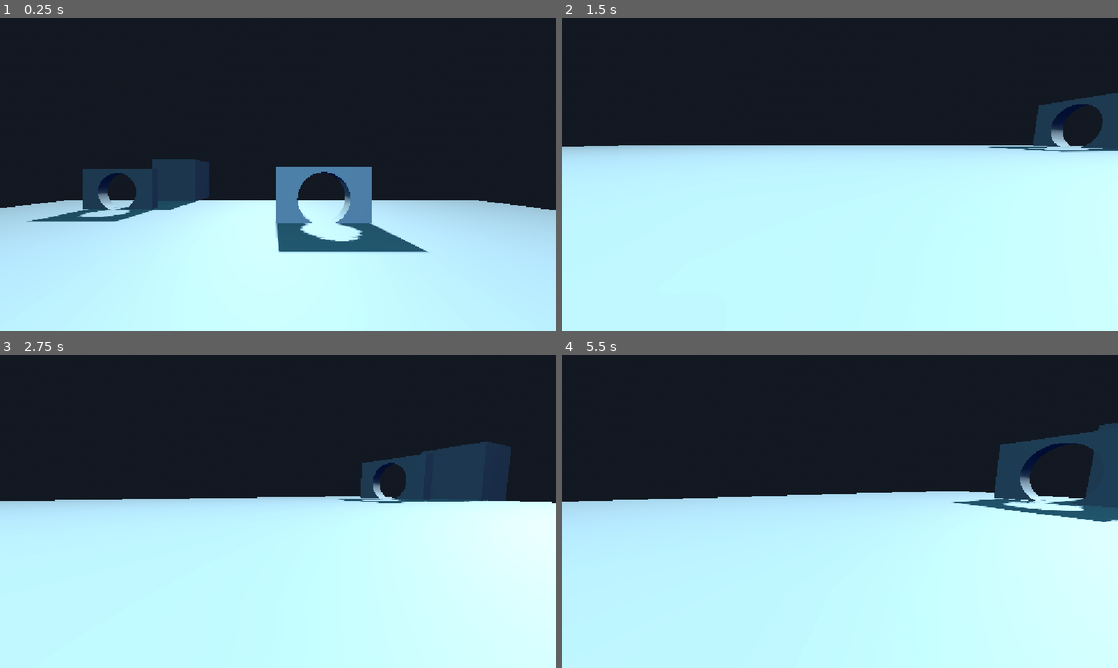
Above: before the commit, frames 1-4 (two rows, left to right).
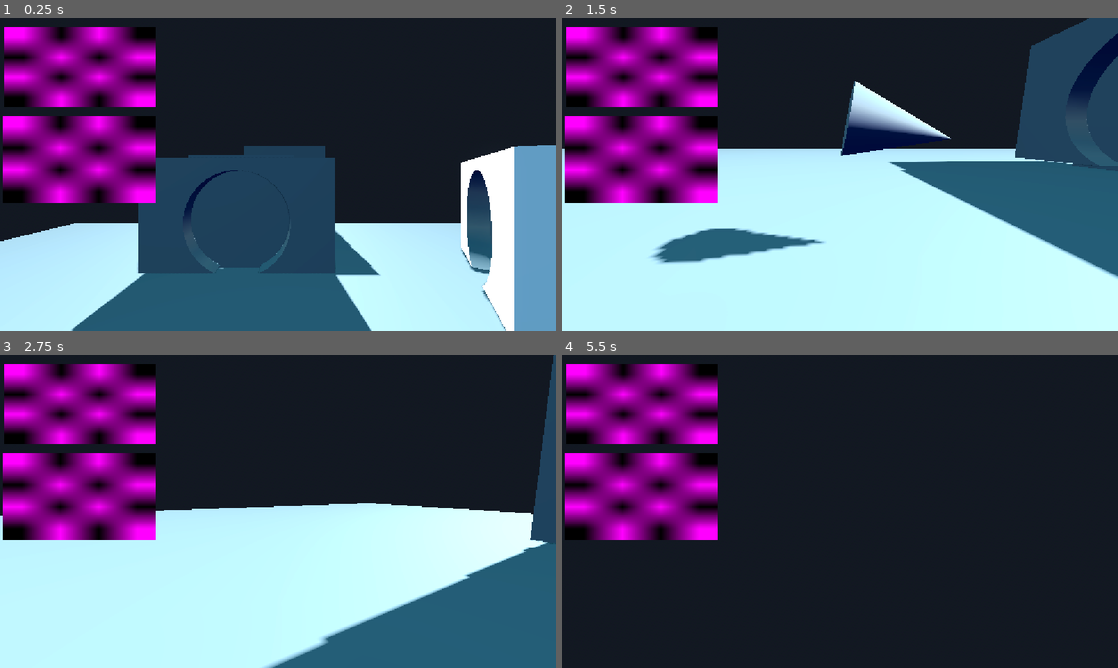
Above: after the commit, the same moments.

Repository: OrzBeta/Assignment3Godot
Game: Godot game, scene res://scenes/demo_scene.tscn
Two runs of this game, one before a commit and one after it. Both use one fixed random seed, a clock stepped at 60 frames per second and the inputs below.
Inputs (mouse positions are in pixels of both pictures, inside the frame that each line leads up to):
- Up to frame 1 (0.25 s): no input
- Up to frame 2 (1.5 s): tap Enter (ui_accept) at 0.5, 0.77 s; move the mouse to (962, 158) at 0.52 s; press the mouse at (962, 158) at 0.53 s; hold D (move_right) 0.53-1.28 s; move the mouse to (812, 174) at 1.27 s; release the mouse at (812, 174) at 1.28 s; hold W (move_forward) from 1.28 s (still down); click (812, 174) at 1.35 s
- Up to frame 3 (2.75 s): keep holding W (move_forward); tap Enter (ui_accept) at 1.52 s; move the mouse to (289, 505) at 2.02 s; press the mouse at (289, 505) at 2.03 s
- Up to frame 4 (5.5 s): keep holding W (move_forward); move the mouse to (834, 517) at 2.77 s; release the mouse at (834, 517) at 2.78 s; click (834, 517) at 2.85 s; tap Enter (ui_accept) at 3.02, 3.77, 4.52 s; move the mouse to (878, 514) at 3.52 s; press the mouse at (878, 514) at 3.53 s; move the mouse to (795, 508) at 4.27 s; release the mouse at (795, 508) at 4.28 s; click (795, 508) at 4.35 s; move the mouse to (845, 511) at 5.02 s; press the mouse at (845, 511) at 5.03 s

The runs differ from the first frame. In frame 1, 48% of the frame differs, in the area x 0-100%, y 2-100%; in frame 2, 32%; in frame 3, 33%; in frame 4, 68%.
Error after the commit: Invalid call. Nonexistent function 'get_texture' in base 'Camera3D'. (res://scenes/viewport.gd:13)

Commit message:
explorations on viewports
getting cameras to move, but not perfectly. get some viewports previews but cannot get from camera 2 and 3 yet

Diff:
--- /dev/null
+++ b/cameraPositions.gd
@@ -0,0 +1,4 @@
+extends Node
+
+##get all relevant camera positions here
+@onready var player: CharacterBody3D = $Player
--- a/project.godot
+++ b/project.godot
@@ -18,6 +18,7 @@
 [autoload]
 
 Global="*uid://bu501mw587h7v"
+CameraPositions="*uid://dlcrq24mcy6yp"
 
 [display]
 
--- a/scenes/demo_scene.tscn
+++ b/scenes/demo_scene.tscn
@@ -1,6 +1,9 @@
 [gd_scene format=3 uid="uid://d0rdw71y7eick"]
 
+[ext_resource type="Script" uid="uid://dlcrq24mcy6yp" path="res://cameraPositions.gd" id="1_0ekuu"]
 [ext_resource type="PackedScene" uid="uid://cj24unmrk36un" path="res://scenes/player.tscn" id="1_03k34"]
+[ext_resource type="PackedScene" uid="uid://cdlu7ulb0wkfa" path="res://scenes/portal.tscn" id="2_ba4t3"]
+[ext_resource type="Script" uid="uid://ky6elg7kvquk" path="res://scenes/viewport.gd" id="4_8m1ix"]
 
 [sub_resource type="ProceduralSkyMaterial" id="ProceduralSkyMaterial_03k34"]
 sky_top_color = Color(0.32105368, 0.62951106, 0.7569859, 1)
@@ -27,7 +30,12 @@
 
 [sub_resource type="StandardMaterial3D" id="StandardMaterial3D_8m1ix"]
 
+[sub_resource type="PlaceholderTexture2D" id="PlaceholderTexture2D_8m1ix"]
+
+[sub_resource type="PlaceholderTexture2D" id="PlaceholderTexture2D_bk2b3"]
+
 [node name="demoScene" type="Node3D" unique_id=1362136794]
+script = ExtResource("1_0ekuu")
 
 [node name="WorldEnvironment" type="WorldEnvironment" parent="." unique_id=1013622856]
 environment = SubResource("Environment_0ekuu")
@@ -37,7 +45,8 @@
 use_collision = true
 
 [node name="Player" parent="." unique_id=1778293993 instance=ExtResource("1_03k34")]
-transform = Transform3D(1, 0, 0, 0, 1, 0, 0, 0, 1, -2.7124634, 7.633486, 0.3380127)
+transform = Transform3D(1, 0, 0, 0, 1, 0, 0, 0, 1, -28.137207, 7.633486, -22.650822)
+SPEED = 10.0
 
 [node name="DirectionalLight3D" type="DirectionalLight3D" parent="." unique_id=1749651984]
 transform = Transform3D(-0.99929166, -8.7805124e-11, -0.037631776, -0.023134256, 0.7887195, 0.61431783, 0.029680913, 0.61475325, -0.7881609, 0, 44.878567, 0)
@@ -48,7 +57,7 @@
 visible = false
 
 [node name="CSGBox3D2" type="CSGBox3D" parent="." unique_id=2002218373]
-transform = Transform3D(1, 0, 0, 0, 1, 0, 0, 0, 1, 3, 5.28899, -26)
+transform = Transform3D(0.57603765, 0, 0.81742316, 0, 1, 0, -0.81742316, 0, 0.57603765, -15.523447, 5.28899, -34.19072)
 size = Vector3(12, 7, 2)
 material = SubResource("StandardMaterial3D_8m1ix")
 
@@ -59,16 +68,55 @@
 height = 2.078125
 sides = 32
 
-[node name="CSGBox3D2" type="CSGBox3D" parent="CSGBox3D2" unique_id=1794118121]
-transform = Transform3D(1, 0, 0, 0, 1, 0, 0, 0, 1, -33.646, 0, -10.08)
+[node name="CSGBox3D3" type="CSGBox3D" parent="." unique_id=2136476266]
+transform = Transform3D(10, 0, 0, 0, 10, 0, 0, 0, 10, -27.325891, 6.3459005, -52.61899)
+
+[node name="CSGBox3D4" type="CSGBox3D" parent="." unique_id=1794118121]
+transform = Transform3D(1, 0, 0, 0, 1, 0, 0, 0, 1, -30.646, 5.28899, -36.08)
 size = Vector3(12, 7, 2)
 
-[node name="CSGCylinder3D" type="CSGCylinder3D" parent="CSGBox3D2/CSGBox3D2" unique_id=1977435412]
+[node name="CSGCylinder3D" type="CSGCylinder3D" parent="CSGBox3D4" unique_id=1977435412]
 transform = Transform3D(1, 0, 0, 0, -4.371139e-08, 1, 0, -1, -4.371139e-08, 0, -0.5, 0.032814026)
 operation = 2
 radius = 3.3
 height = 2.078125
 sides = 32
 
-[node name="CSGBox3D3" type="CSGBox3D" parent="." unique_id=2136476266]
-transform = Transform3D(10, 0, 0, 0, 10, 0, 0, 0, 10, -27.325891, 6.3459005, -52.61899)
+[node name="Portal" parent="." unique_id=2134881050 node_paths=PackedStringArray("otherPortal") instance=ExtResource("2_ba4t3")]
+transform = Transform3D(0.57603765, 0, 0.81742316, 0, 1, 0, -0.81742316, 0, 0.57603765, -15.375287, 4.4491863, -34.054585)
+otherPortal = NodePath("../Portal2")
+
+[node name="Portal2" parent="." unique_id=1199124635 node_paths=PackedStringArray("otherPortal") instance=ExtResource("2_ba4t3")]
+transform = Transform3D(1, 0, 0, 0, 1, 0, 0, 0, 1, -30.57835, 4.5779333, -36.260853)
+otherPortal = NodePath("../Portal")
+
+[node name="Control" type="Control" parent="." unique_id=371364346]
+layout_mode = 3
+anchors_preset = 0
+offset_right = 40.0
+offset_bottom = 40.0
+
+[node name="ViewA" type="TextureRect" parent="Control" unique_id=749873056 node_paths=PackedStringArray("camera")]
+layout_mode = 0
+offset_left = 9.0
+offset_top = 19.0
+offset_right = 324.0
+offset_bottom = 185.0
+texture = SubResource("PlaceholderTexture2D_8m1ix")
+expand_mode = 2
+script = ExtResource("4_8m1ix")
+camera = NodePath("../../Portal/Camera3D")
+
+[node name="ViewB" type="TextureRect" parent="Control" unique_id=883792566 node_paths=PackedStringArray("camera")]
+layout_mode = 0
+offset_left = 6.0
+offset_top = 202.0
+offset_right = 324.0
+offset_bottom = 382.0
+texture = SubResource("PlaceholderTexture2D_bk2b3")
+expand_mode = 2
+script = ExtResource("4_8m1ix")
+camera = NodePath("../../Portal2/Camera3D")
+
+[editable path="Portal"]
+[editable path="Portal2"]
--- a/scenes/player.gd
+++ b/scenes/player.gd
@@ -1,10 +1,11 @@
 extends CharacterBody3D
 
-const SPEED = 5.0
-const JUMP_VELOCITY = 6
+@export var SPEED = 5.0
+@export var JUMP_VELOCITY = 6
 
 var mouseCaptured := false
 
+@onready var camera: Camera3D = $Head/Camera3D
 @onready var head: Node3D = $Head
 
 var yaw = 0.0
--- /dev/null
+++ b/scenes/portal.tscn
@@ -0,0 +1,33 @@
+[gd_scene format=3 uid="uid://cdlu7ulb0wkfa"]
+
+[ext_resource type="Script" uid="uid://dsqe5fpuobcu3" path="res://scenes/portal_script.gd" id="1_v0xau"]
+
+[sub_resource type="CylinderMesh" id="CylinderMesh_tdbmw"]
+top_radius = 1.3974609
+bottom_radius = 1.3974609
+height = 3.102539
+
+[sub_resource type="CylinderMesh" id="CylinderMesh_0ekuu"]
+top_radius = 0.0
+bottom_radius = 0.1
+height = 0.3
+
+[node name="Portal" type="Node3D" unique_id=2134881050]
+script = ExtResource("1_v0xau")
+
+[node name="CSGBox3D" type="CSGBox3D" parent="." unique_id=1734428434]
+layers = 64
+size = Vector3(7.0585938, 9.097656, 0.037841797)
+
+[node name="MeshInstance3D" type="MeshInstance3D" parent="." unique_id=247823545]
+transform = Transform3D(0.1, 0, 0, 0, 0.1, 0, 0, 0, 0.1, 0, 0.05303221, 0.34419242)
+visible = false
+mesh = SubResource("CylinderMesh_tdbmw")
+
+[node name="Camera3D" type="Camera3D" parent="." unique_id=845085497]
+transform = Transform3D(1, 0, 0, 0, 1, 0, 0, 0, 1, 0, 0, 0.5877512)
+cull_mask = 1048511
+
+[node name="MeshInstance3D" type="MeshInstance3D" parent="Camera3D" unique_id=334730615]
+transform = Transform3D(5, 0, 0, 0, -2.1855695e-07, 5, 0, -5, -2.1855695e-07, 0, 0, 0)
+mesh = SubResource("CylinderMesh_0ekuu")
--- /dev/null
+++ b/scenes/portal_script.gd
@@ -0,0 +1,36 @@
+extends Node3D
+class_name Portal
+
+##this refers to the other in the pair
+@export var otherPortal: Portal
+@onready var camera_3d: Camera3D = $Camera3D
+
+# Called every frame. 'delta' is the elapsed time since the previous frame.
+func _process(delta: float) -> void:
+
+	if otherPortal:
+		#var playerCam := get_viewport().get_camera_3d()
+		var playerHead: Node3D = get_parent().player.head
+		var playerCam : Camera3D = get_parent().player.camera
+		var otherCam := otherPortal.camera_3d
+
+		var relPos = playerCam.global_position - global_position
+		otherCam.position = transform.basis * relPos
+		otherCam.rotation = playerHead.rotation
+
+	#if otherPortal:
+		#var pos := otherPortal.camera_3d.global_position
+		#print(otherPortal.name, pos)
+	#_getPlayerCamera()
+## need to do 2 things: calc distance from this portal to player camera
+## tell the other portal this distance so it can change camera position
+
+func _getPlayerCamera() -> void:
+	var cam = get_viewport().get_camera_3d()
+	### use these to control the other camera
+	var camPosition = cam.global_position
+	var camRotation = cam.global_rotation
+
+	otherPortal.global_position = self.global_position - camPosition
+
+	return
--- /dev/null
+++ b/scenes/sub_viewport_container.gd
@@ -0,0 +1,14 @@
+extends SubViewportContainer
+
+@export var camera: Camera3D
+
+# Called when the node enters the scene tree for the first time.
+func _ready() -> void:
+	pass # Replace with function body.
+
+
+# Called every frame. 'delta' is the elapsed time since the previous frame.
+func _process(delta: float) -> void:
+	if camera:
+		var tex = camera.get_viewport().get_texture()
+		get_view
--- /dev/null
+++ b/scenes/viewport.gd
@@ -0,0 +1,13 @@
+extends TextureRect
+
+@export var camera: Camera3D
+
+# Called when the node enters the scene tree for the first time.
+func _ready() -> void:
+	pass # Replace with function body.
+
+
+# Called every frame. 'delta' is the elapsed time since the previous frame.
+func _process(_delta: float) -> void:
+	if camera:
+		texture = camera.get_texture()
Not shown, added: Portal sols.txt
Not shown, added: cameraPositions.gd.uid
Not shown, added: scenes/portal_script.gd.uid
Not shown, added: scenes/sub_viewport_container.gd.uid
Not shown, added: scenes/viewport.gd.uid
